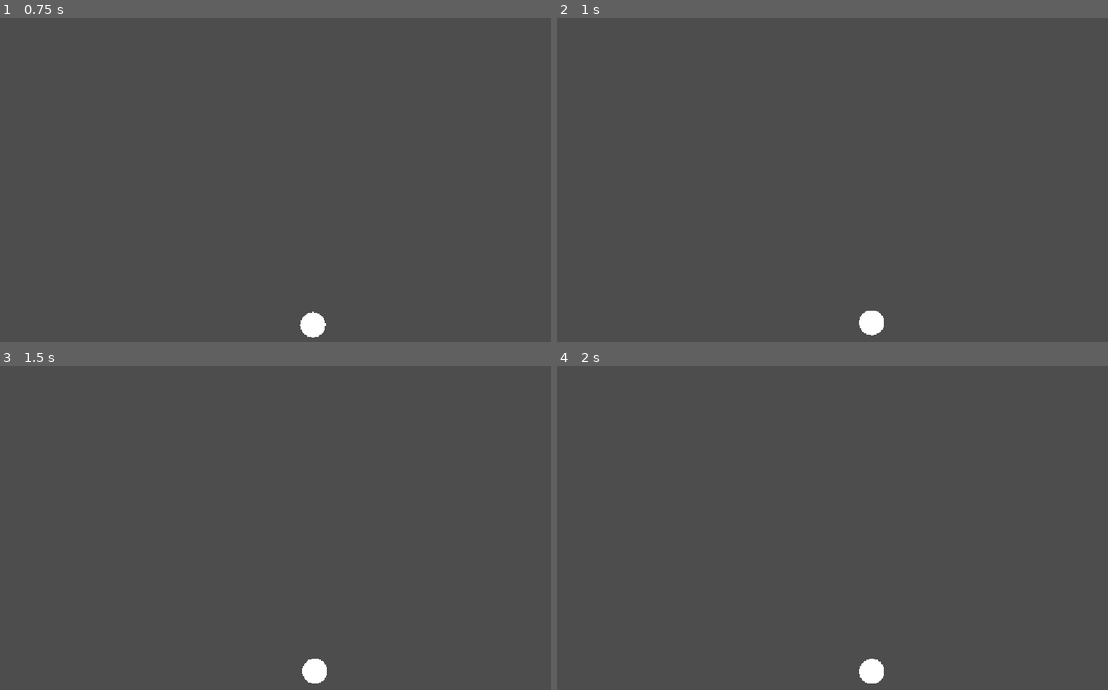
Above: before the commit, frames 1-4 (two rows, left to right).
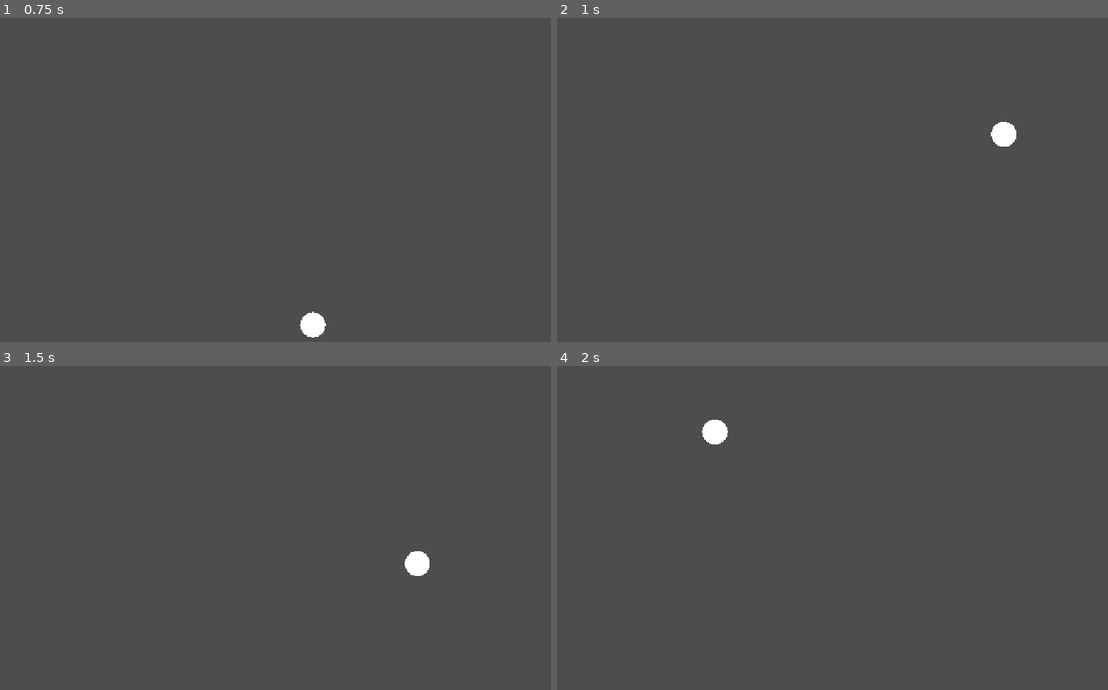
Above: after the commit, the same moments.

Repository: luiigi2000/boom-perry
Game: Godot game, scene res://Scenes/main.tscn
Same seed, same stepped clock (60 frames per second), same inputs: the game is played once before the commit and once after it.
Inputs (mouse positions are in pixels of both pictures, inside the frame that each line leads up to):
- Up to frame 1 (0.75 s): tap Enter at 0.5 s; move the mouse to (391, 163) at 0.52 s; hold D (parry_right) from 0.53 s (still down); tap Space (parry) at 0.6 s; click (391, 163) at 0.67 s
- Up to frame 2 (1 s): keep holding D (parry_right)
- Up to frame 3 (1.5 s): move the mouse to (148, 544) at 1.27 s; release D (parry_right) at 1.28 s; hold S (parry_down) from 1.28 s (still down); tap Space (parry) at 1.35 s
- Up to frame 4 (2 s): keep holding S (parry_down)

Frame 1 is identical in both runs. In frame 2, 0.6% of the frame differs, in the area x 54-84%, y 32-98%; in frame 3, 0.6%; in frame 4, 0.6%, in the area x 26-60%, y 16-98%.

Commit message:
Bounce Parry Works
I feel so stupid; why was i not normalizing the velocity Xd

Diff:
--- a/Scripts/boomerang.gd
+++ b/Scripts/boomerang.gd
@@ -38,6 +38,6 @@
 
 func _on_area_2d_body_entered(body: Node2D) -> void:
 	if not parry_margin.is_stopped():
-		linear_velocity *= direction
+		linear_velocity = linear_velocity.normalized() * 2000
 		missed_parry = false
 		parry_margin.stop()
